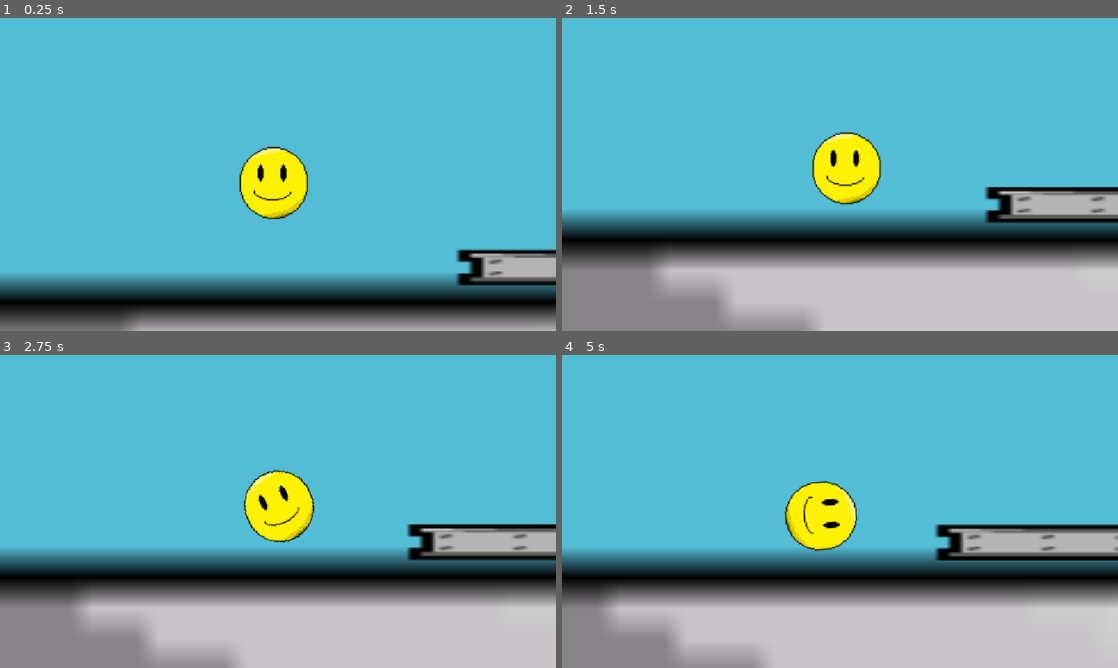
Above: before the commit, frames 1-4 (two rows, left to right).
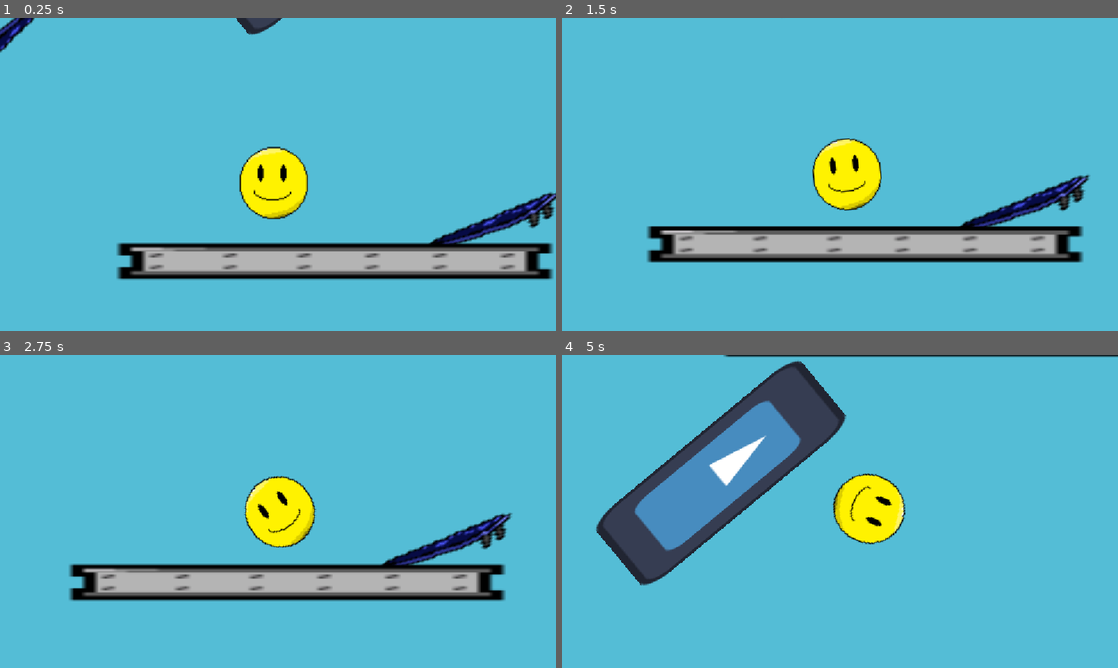
Above: after the commit, the same moments.

Repository: cyan-teal/hole-bounce
Game: Godot game, scene res://scenes/level_2.tscn
The game is run twice, just before and just after one commit, with the same random seed, the same clock (stepped at 60 frames per second) and the same inputs. The engine's default icon, where the game draws it, is replaced by a stand-in: a white triangle on a blue panel in a dark square.
Inputs:
- Up to frame 1 (0.25 s): no input
- Up to frame 2 (1.5 s): hold Right (go_right) 0.53-1.28 s; hold Space (pass) 0.53-1.28 s; hold Left (go_left) from 1.28 s (still down); tap Space (pass) at 1.35 s
- Up to frame 3 (2.75 s): release Left (go_left) at 2.03 s; hold Right (go_right) from 2.03 s (still down); hold Space (pass) from 2.03 s (still down)
- Up to frame 4 (5 s): release Space (pass) at 2.78 s; tap Space (pass) at 2.85, 4.35 s; release Right (go_right) at 3.53 s; hold Space (pass) 3.53-4.28 s; hold Left (go_left) from 3.53 s (still down)

The runs differ from the first frame. In frame 1, 27% of the frame differs, in the area x 0-100%, y 0-100%; in frame 2, 40%; in frame 3, 41%; in frame 4, 57%.

Commit message:
level 2

Diff:
--- a/hole-bounce/scenes/launch_pad st.gd
+++ b/hole-bounce/scenes/launch_pad st.gd
@@ -1,6 +1,6 @@
 extends StaticBody2D
 
-const STRENGTH: float = 4000.0
+const STRENGTH: float = 3000.0
 
 # Called when the node enters the scene tree for the first time.
 func _ready() -> void:
--- a/hole-bounce/scenes/level_2.tscn
+++ b/hole-bounce/scenes/level_2.tscn
@@ -6,11 +6,12 @@
 [ext_resource type="PackedScene" uid="uid://dha4s1m80yg1b" path="res://build.tscn" id="3_pbc48"]
 [ext_resource type="PackedScene" uid="uid://bfkf8mxjbh5ky" path="res://steel_beams.tscn" id="4_eqxsl"]
 [ext_resource type="Script" uid="uid://c2pgckwu706fm" path="res://scenes/launch_pad st.gd" id="4_wo48x"]
+[ext_resource type="PackedScene" uid="uid://dc3ifb2nhulun" path="res://scenes/hole.tscn" id="7_y0kc7"]
 
 [node name="Level2" type="Node2D" unique_id=2075713534]
 
 [node name="Player" parent="." unique_id=244388843 instance=ExtResource("1_eqxsl")]
-position = Vector2(2223, 1794)
+position = Vector2(4702, 1094)
 physics_material_override = null
 
 [node name="Camera2D" type="Camera2D" parent="Player" unique_id=1067887717]
@@ -22,9 +23,21 @@
 scale = Vector2(1.6454968, 0.9052839)
 script = ExtResource("3_b4j7a")
 
+[node name="LaunchPad7" parent="." unique_id=1110867031 instance=ExtResource("2_b4j7a")]
+position = Vector2(-1939, 5829)
+rotation = 0.20370634
+scale = Vector2(1.6454968, 0.9052839)
+script = ExtResource("3_b4j7a")
+
 [node name="LaunchPad5" parent="." unique_id=1921963 instance=ExtResource("2_b4j7a")]
 position = Vector2(6375.9995, 9178.001)
 rotation = -1.5653791
+scale = Vector2(1.6454968, 0.9052839)
+script = ExtResource("4_wo48x")
+
+[node name="LaunchPad6" parent="." unique_id=661327214 instance=ExtResource("2_b4j7a")]
+position = Vector2(-3294.0005, 9242.001)
+rotation = 0.013009548
 scale = Vector2(1.6454968, 0.9052839)
 script = ExtResource("4_wo48x")
 
@@ -46,8 +59,20 @@
 scale = Vector2(1.6454968, 0.9052839)
 script = ExtResource("3_b4j7a")
 
+[node name="LaunchPad8" parent="." unique_id=1562811375 instance=ExtResource("2_b4j7a")]
+position = Vector2(4130.9995, 778.9998)
+rotation = 2.3875284
+scale = Vector2(1.6454968, 0.9052839)
+script = ExtResource("3_b4j7a")
+
+[node name="LaunchPad9" parent="." unique_id=2061262605 instance=ExtResource("2_b4j7a")]
+position = Vector2(5154.0005, 1238)
+rotation = -0.3694195
+scale = Vector2(1.6454968, 0.9052839)
+script = ExtResource("3_b4j7a")
+
 [node name="StaticBody2D" type="StaticBody2D" parent="." unique_id=718391233]
-position = Vector2(2223, 1794)
+position = Vector2(4702, 1094)
 
 [node name="build" parent="." unique_id=865045458 instance=ExtResource("3_pbc48")]
 position = Vector2(-308, 5898)
@@ -68,6 +93,10 @@
 position = Vector2(856.00006, 4277.9995)
 scale = Vector2(12.371967, 9.497825)
 
+[node name="steel beams4" parent="." unique_id=699335537 instance=ExtResource("4_eqxsl")]
+position = Vector2(-2480.9998, 5839.0005)
+scale = Vector2(12.371967, 9.497825)
+
 [node name="steel beams3" parent="." unique_id=2081032214 instance=ExtResource("4_eqxsl")]
 position = Vector2(1584, 9774)
 scale = Vector2(145.24063, -49.037342)
@@ -75,3 +104,21 @@
 [node name="steel beams2" parent="." unique_id=1449143977 instance=ExtResource("4_eqxsl")]
 position = Vector2(3043.9998, 1992.0005)
 scale = Vector2(12.7792425, 4.059828)
+
+[node name="steel beams5" parent="." unique_id=1855267329 instance=ExtResource("4_eqxsl")]
+position = Vector2(4820, 1278.9998)
+scale = Vector2(12.7792425, 4.059828)
+
+[node name="steel beams6" parent="." unique_id=1512644714 instance=ExtResource("4_eqxsl")]
+position = Vector2(5265, 299.99988)
+scale = Vector2(12.7792425, 4.059828)
+
+[node name="Hole" parent="." unique_id=682024800 instance=ExtResource("7_y0kc7")]
+position = Vector2(4808, 582)
+rotation = 0.87985456
+scale = Vector2(1.4177576, 4.3063307)
+
+[node name="Hole2" parent="." unique_id=505690725 instance=ExtResource("7_y0kc7")]
+position = Vector2(4329.0005, 167.99997)
+rotation = -0.08598262
+scale = Vector2(1.4177576, 4.3063307)
